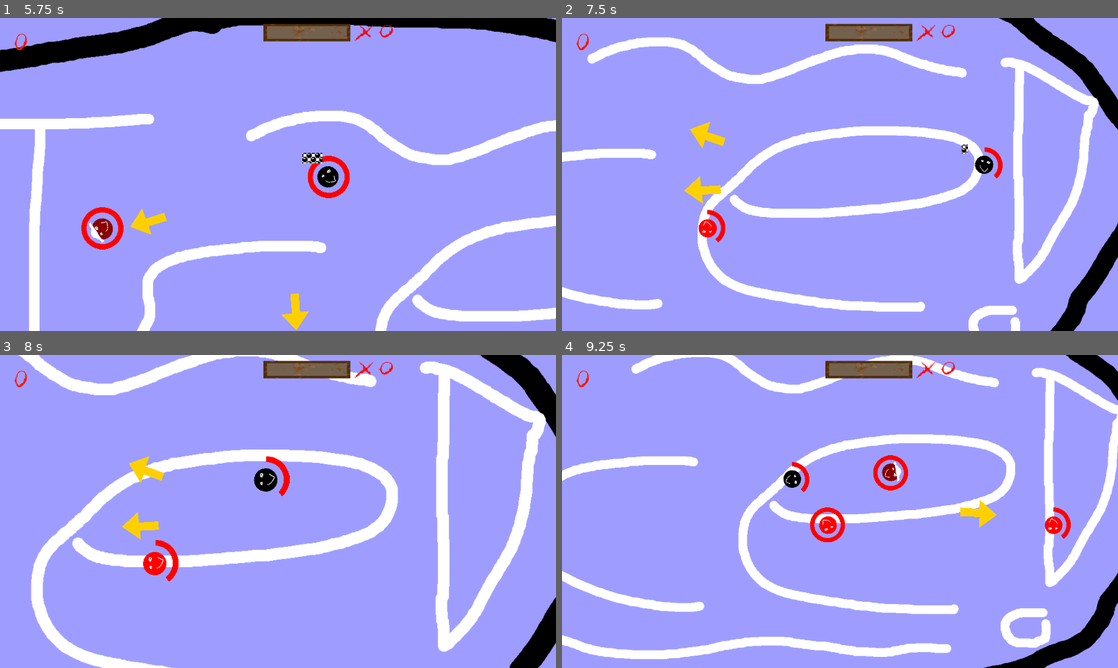
Above: before the commit, frames 1-4 (two rows, left to right).
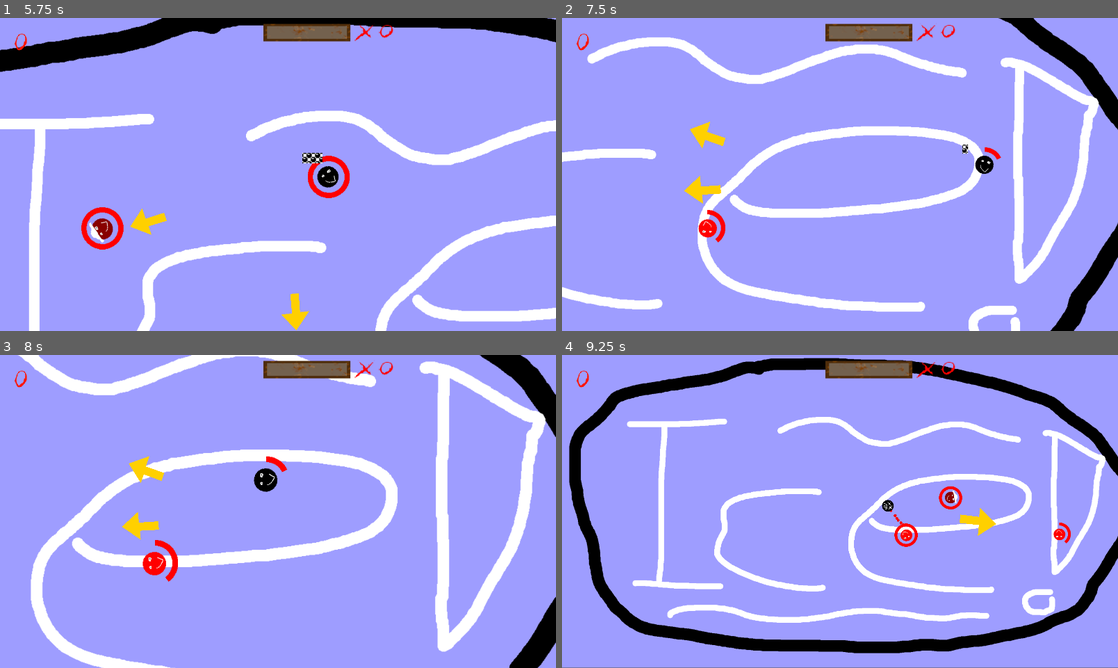
Above: after the commit, the same moments.

Repository: Junber/LD-47
Game: Godot game, scene res://Scenes/Root.tscn
Two runs of this game, one before a commit and one after it. Both use one fixed random seed, a clock stepped at 60 frames per second and the inputs below. Sound files missing from this copy of the repository are replaced by a short silence.
Inputs (mouse positions are in pixels of both pictures, inside the frame that each line leads up to):
- Up to frame 1 (5.75 s): move the mouse to (250, 237) at 0.52 s; hold W (move_up) 0.53-2.03 s; tap Space (boost) every 0.75 s from 0.6 to 5.1 s; click (250, 237) at 0.67 s; move the mouse to (444, 221) at 1.27 s; move the mouse to (111, 127) at 2.02 s; hold A (move_left) 2.03-3.53 s; move the mouse to (305, 174) at 2.77 s; click (305, 174) at 2.92 s; move the mouse to (194, 96) at 3.52 s; hold S (move_down) 3.53-4.28 s; move the mouse to (400, 158) at 4.27 s; hold D (move_right) 4.28-5.03 s; move the mouse to (166, 190) at 5.02 s; hold W (move_up) from 5.03 s (still down); click (166, 190) at 5.17 s
- Up to frame 2 (7.5 s): move the mouse to (895, 105) at 5.77 s; release W (move_up) at 5.78 s; hold D (move_right) from 5.78 s (still down); tap Space (boost) at 5.85, 6.6, 7.35 s; move the mouse to (812, 237) at 6.52 s; move the mouse to (1006, 221) at 7.27 s; click (1006, 221) at 7.42 s
- Up to frame 3 (8 s): keep holding D (move_right)
- Up to frame 4 (9.25 s): move the mouse to (673, 464) at 8.02 s; release D (move_right) at 8.03 s; hold S (move_down) 8.03-8.78 s; tap Space (boost) at 8.1, 8.85 s; move the mouse to (867, 511) at 8.77 s; hold A (move_left) from 8.78 s (still down)

Frame 1 is identical in both runs. In frame 2, 0.1% of the frame differs, in the area x 71-80%, y 40-52%; in frame 3, 1.0%; in frame 4, 29%, in the area x 0-100%, y 0-100%.
Error before the commit: Parse Error: Expected an indented block after "if". (res://Scripts/Bullet.gd:8)

Commit message:
Fix crash

Diff:
--- a/Scripts/Bullet.gd
+++ b/Scripts/Bullet.gd
@@ -5,15 +5,16 @@
 
 func getHitBy(collider, _collision):
 	if !is_queued_for_deletion():
-s		collider.collideWithBullet(self)
+		collider.collideWithBullet(self)
 		queue_free()
 
 func collideWithWall(_collider, _collision):
 	queue_free()
 
-func collideWithBullet(self):
+func collideWithBullet(collider):
 	if !is_queued_for_deletion():
-	queue_free()
+		queue_free()
+		collider.queue_free()
 
 func collideWithPlayer(collider):
 	getHitBy(collider, null)
